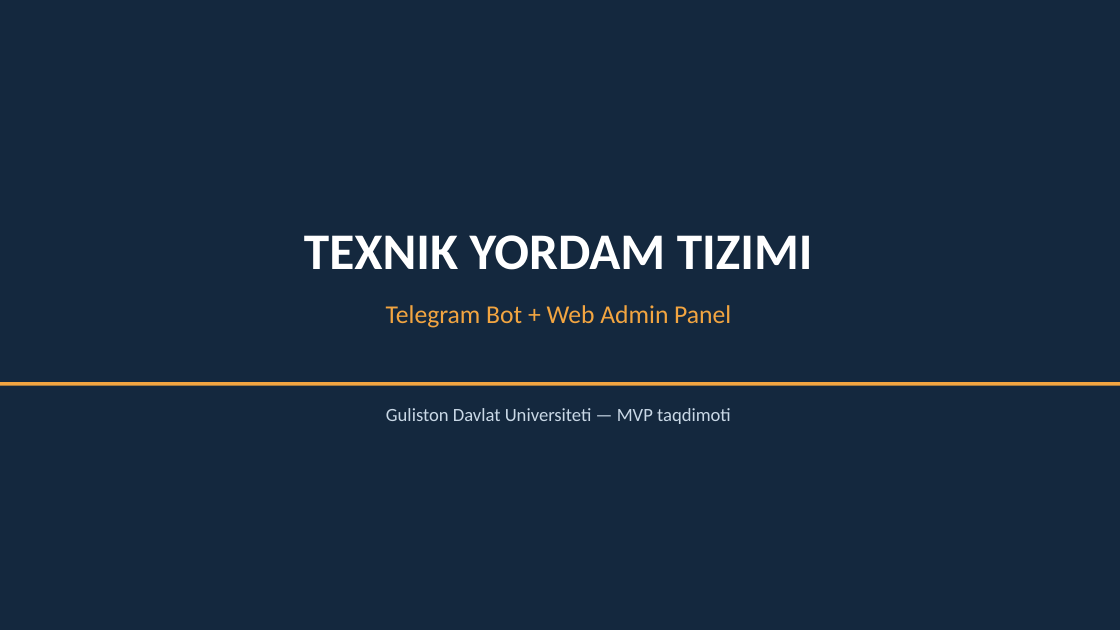
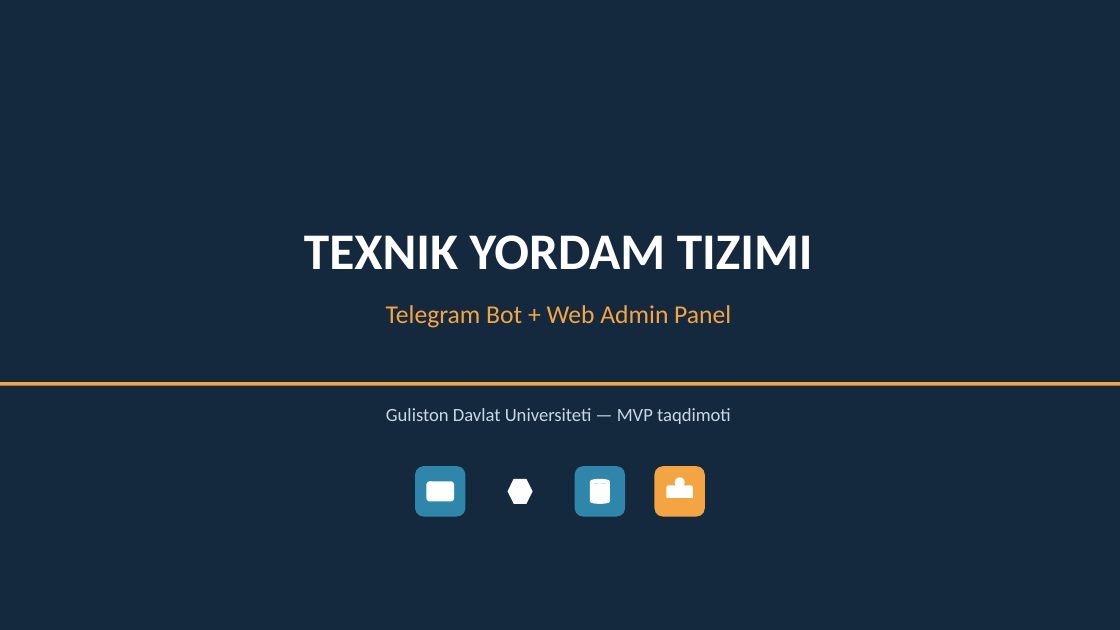
Before and after one commit to Avazbek2107/guldu_bot, a slide deck: slide 1 of Texnik_Yordam_Tizimi_MVP_Taqdimot.pptx. Drawn at 1120x630 pixels with LibreOffice and Linux fonts; fonts in the diff are those of the drawing. Boxes give left, top, right and bottom in pixels: in the first picture for what was removed or moved away, otherwise in the second. Text is boxed around its words. In the diff, an @@ line names an element or a change of style, - is before the commit and + after.

```diff
--- a/Texnik_Yordam_Tizimi_MVP_Taqdimot.pptx
+++ b/Texnik_Yordam_Tizimi_MVP_Taqdimot.pptx
@@ rounded rectangle added at (415,466,465,517), fill #2E86AB @@
@@ rounded rectangle added at (495,466,545,517), fill #14283E @@
@@ hexagon added at (507,479,533,504), fill #FFFFFF @@
@@ rounded rectangle added at (575,466,625,517), fill #2E86AB @@
@@ cylinder added at (590,479,610,504), fill #FFFFFF @@
@@ rounded rectangle added at (655,466,705,517), fill #F2A541 @@
@@ ellipse added at (675,477,685,487), fill #FFFFFF @@
@@ rounded rectangle added at (427,481,455,502), fill #FFFFFF @@
@@ round same rect added at (666,486,693,498), fill #FFFFFF @@
```
Also in this commit, not shown: 5 other slides changed, 3 slides added, 6 slides removed.
